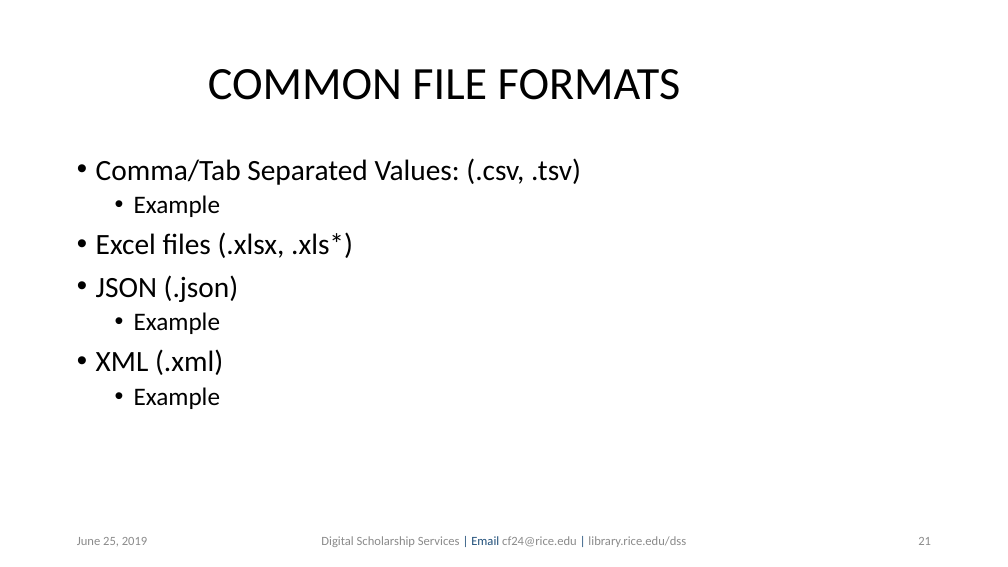
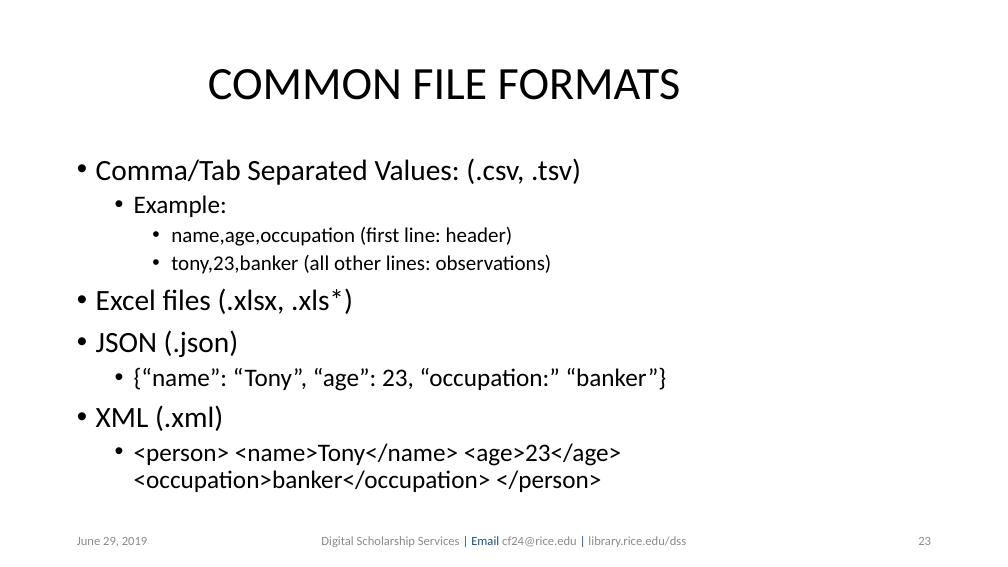
Before and after one commit to bakitybacon/rice-data-and-donuts, a slide deck: slide 23 of introR/Introduction to R.pptx (slide 21 before the commit). Drawn at 1008x567 pixels with LibreOffice and Linux fonts; fonts in the diff are those of the drawing; background and template pictures are left out. Boxes give left, top, right and bottom in pixels: in the first picture for what was removed or moved away, otherwise in the second. Text is boxed around its words. In the diff, an @@ line names an element or a change of style, - is before the commit and + after.

Commit message:
more ppt edits

```diff
--- a/introR/Introduction to R.pptx
+++ b/introR/Introduction to R.pptx
@@ text at [134,195,552,274]: text changed; size 24 to 20 pt @@
-  • Example
+  • Example:
+    • name,age,occupation (first line: header)
+    • tony,23,banker (all other lines: observations)
@@ text at [134,367,667,391]: text changed @@
-  • Example
+  • {“name”: “Tony”, “age”: 23, “occupation:” “banker”}
@@ text at [134,443,622,492]: text changed @@
-  • Example
+  • <person> <name>Tony</name> <age>23</age> <occupation>banker</occupation> </person>
@@ page number at [918,537,931,545]: text changed @@
-21
+23
```
Also in this commit, not shown: 32 other slides changed, 7 slides added.
